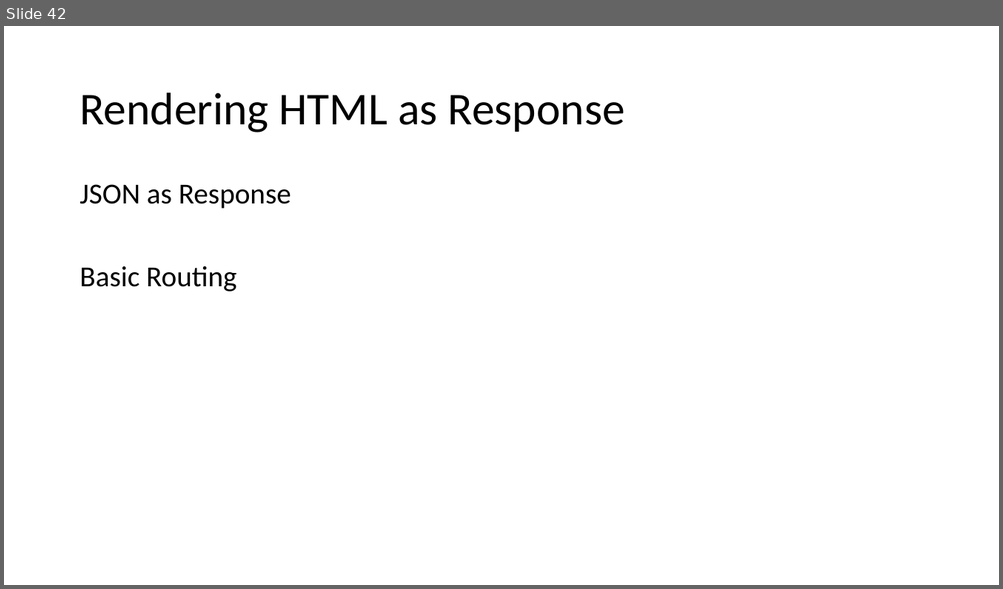
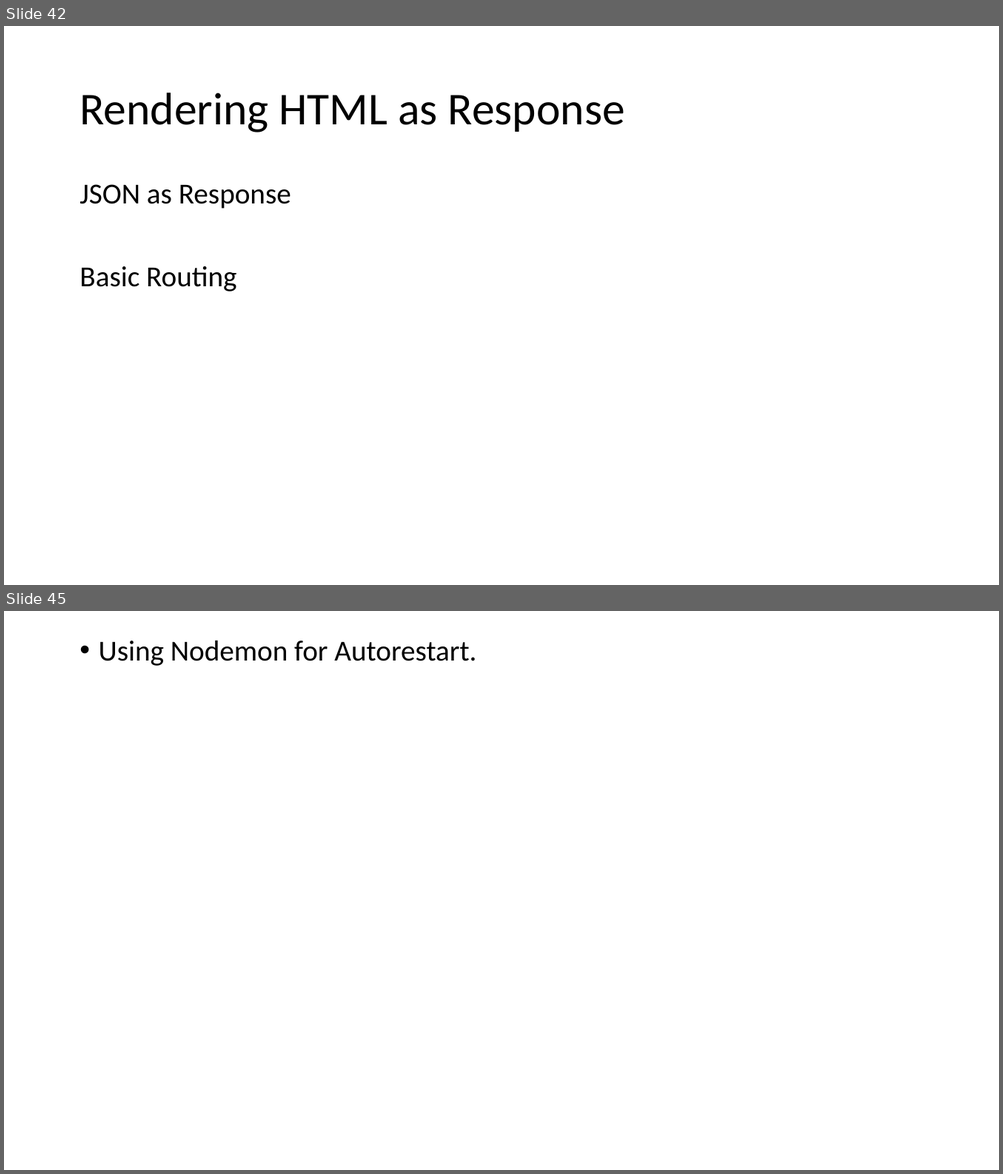
Before and after one commit to PiyushChaturvedii/Batch04, a slide deck: What is Node.pptx. Shown one above the other, each under a label of ours: slide 42 before the commit, slides 42 and 45 after it; the slides between them are not shown. The pictures are 1003x589 and 1003x1174 pixels, drawn with LibreOffice and Linux fonts; fonts in the diff are those of the drawing. Boxes give left, top, right and bottom in pixels: in the first picture for what was removed or moved away, otherwise in the second. Text is boxed around its words. In the diff, an @@ line names an element or a change of style, - is before the commit and + after.

```diff
--- a/What is Node.pptx
+++ b/What is Node.pptx
@@ slide 45 added at [4,611,999,1170], background #FFFFFF @@
@@ text added at [99,640,476,666], 28 pt, text #000000 @@
+• Using Nodemon for Autorestart.
```
Also in this commit, not shown: 9 other slides added, 5 other files.
